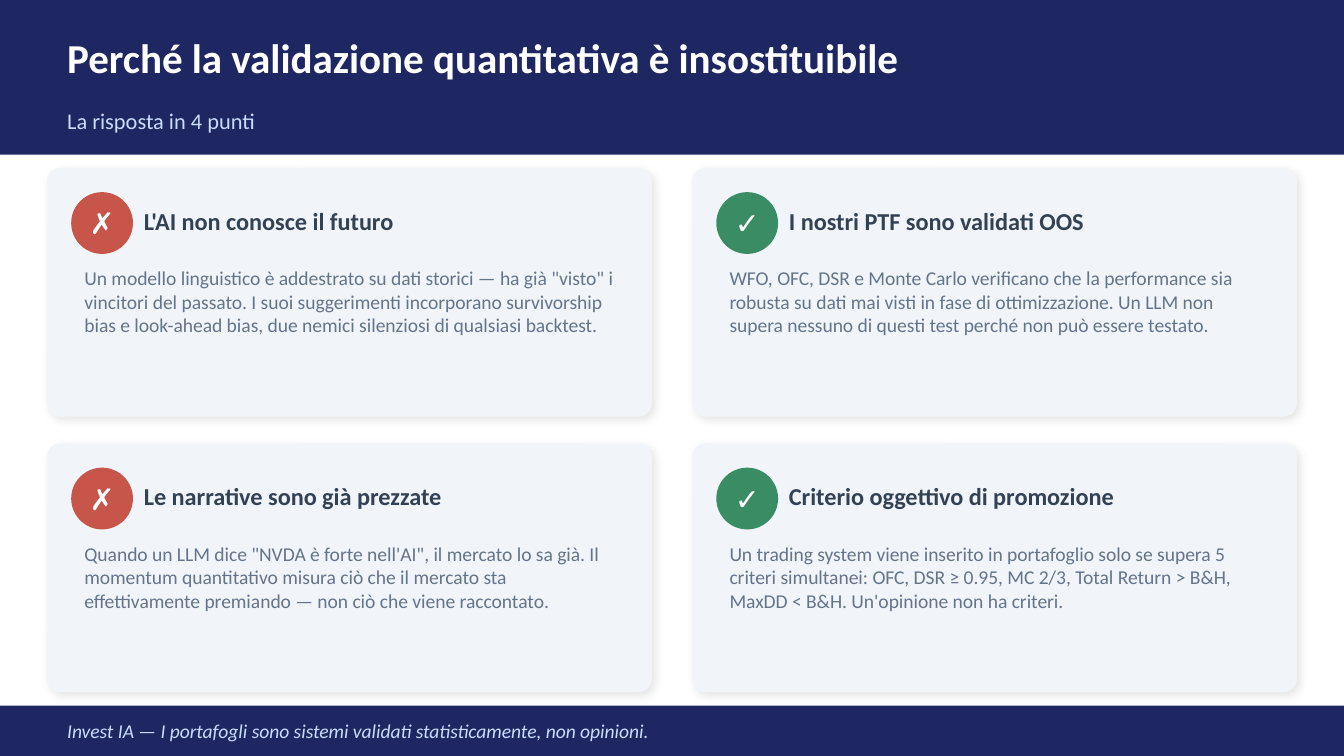
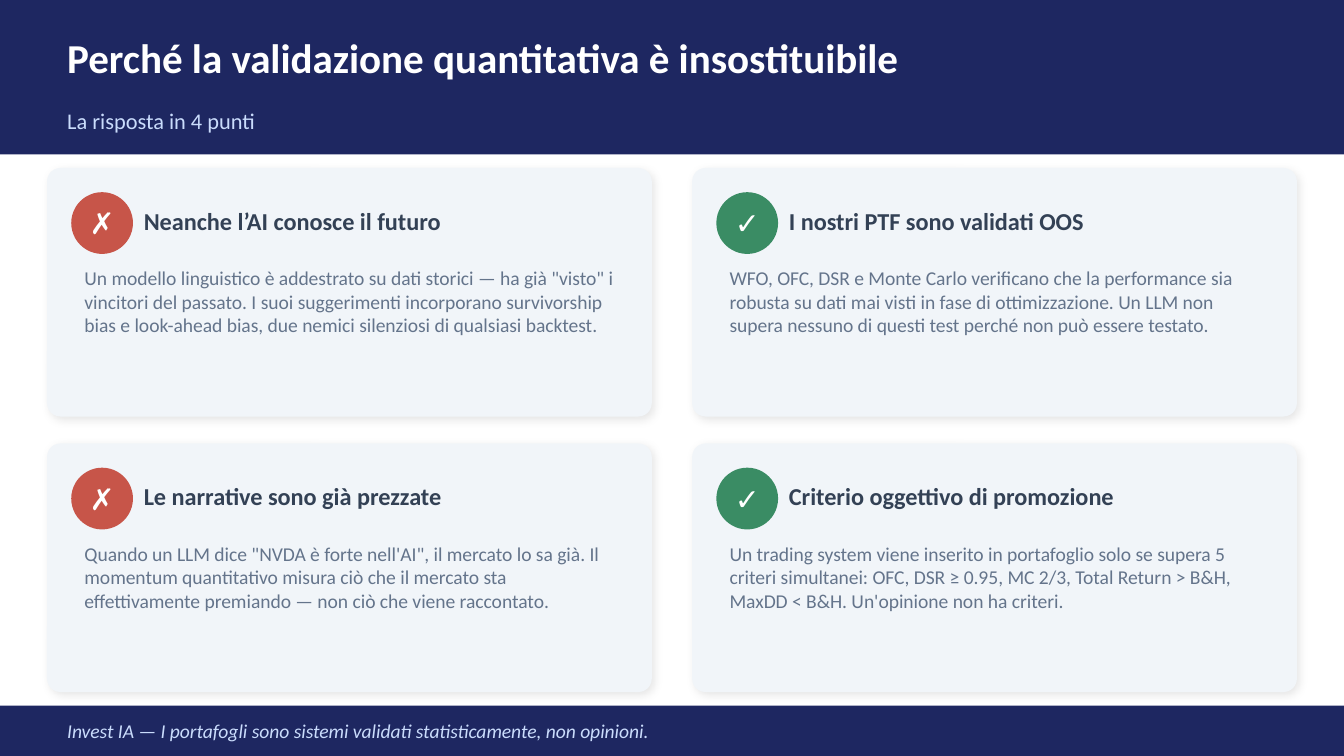
Before and after one commit to investia-cloud/investia-quant, a slide deck: slide 2 of docs/AI_vs_Quant_InvestIA.pptx. Drawn at 1344x756 pixels with LibreOffice and Linux fonts; fonts in the diff are those of the drawing. Boxes give left, top, right and bottom in pixels: in the first picture for what was removed or moved away, otherwise in the second. Text is boxed around its words. In the diff, an @@ line names an element or a change of style, - is before the commit and + after.

```diff
--- a/docs/AI_vs_Quant_InvestIA.pptx
+++ b/docs/AI_vs_Quant_InvestIA.pptx
@@ text at <box>144,212,440,230</box>: text changed @@
-L'AI non conosce il futuro
+Neanche l’AI conosce il futuro
```
Also in this commit, not shown: 1 other slide changed, 1 other file.
